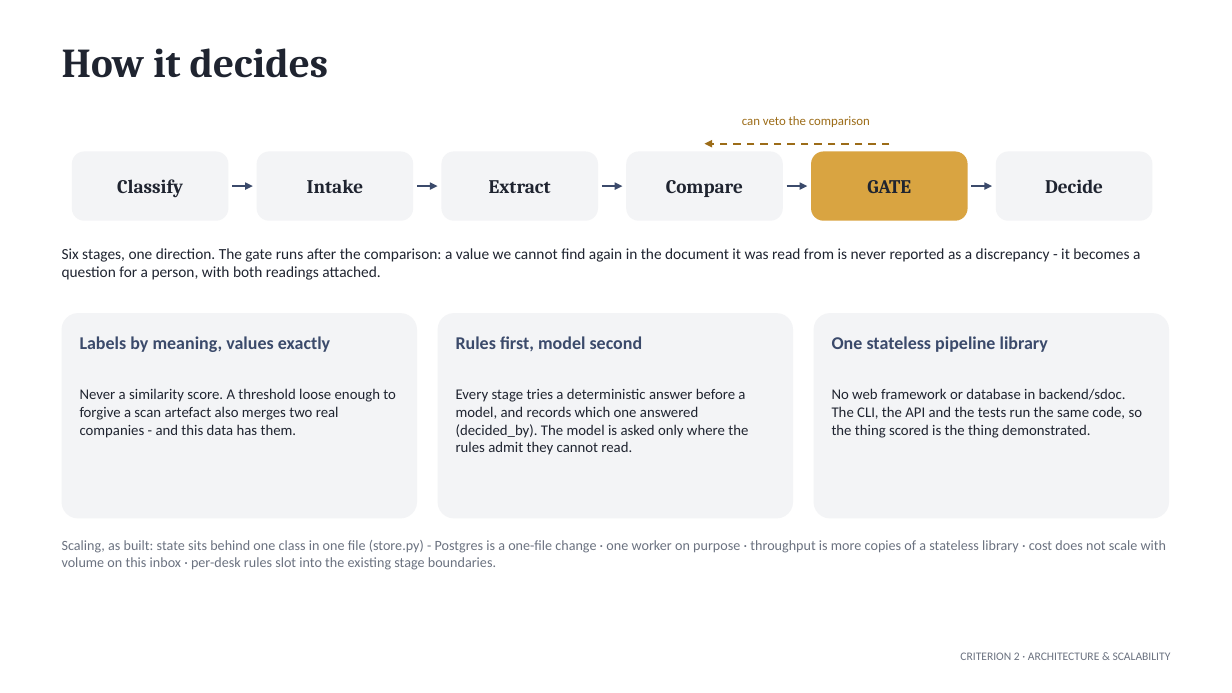
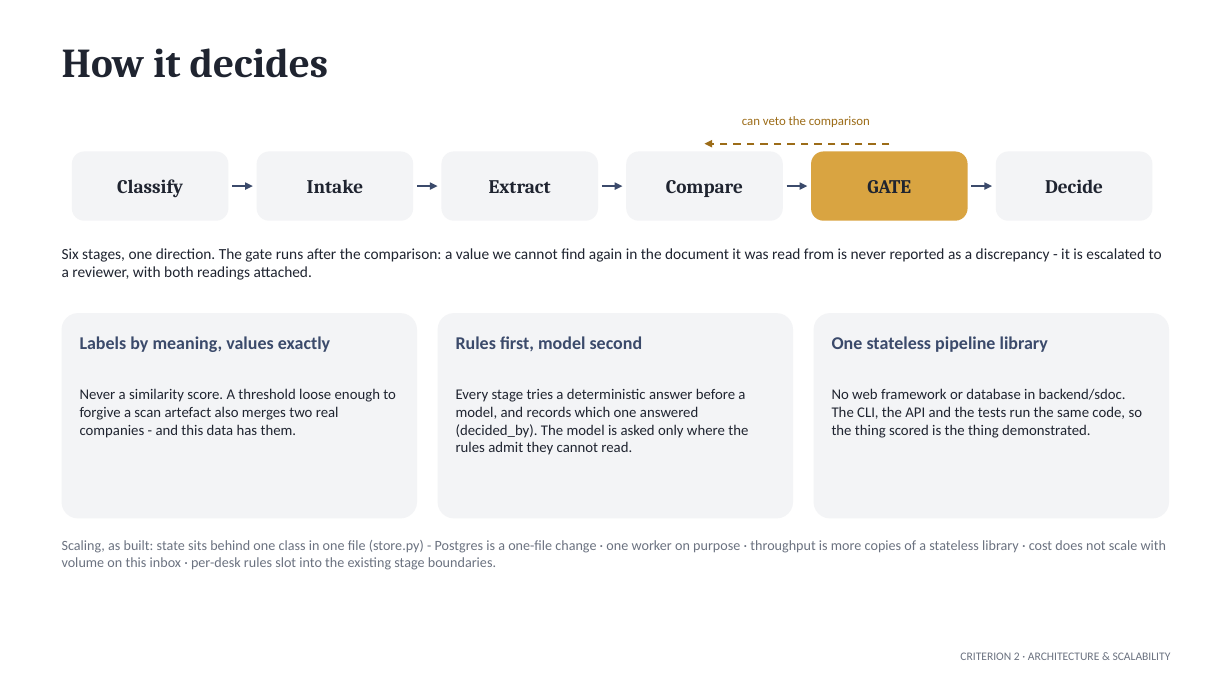
Before and after one commit to TCF1209/duocode-sentinel, a slide deck: slide 4 of docs/Sentinel-final-pitch.pptx. Drawn at 1232x693 pixels with LibreOffice and Linux fonts; fonts in the diff are those of the drawing. Boxes give left, top, right and bottom in pixels: in the first picture for what was removed or moved away, otherwise in the second. Text is boxed around its words. In the diff, an @@ line names an element or a change of style, - is before the commit and + after.

```diff
--- a/docs/Sentinel-final-pitch.pptx
+++ b/docs/Sentinel-final-pitch.pptx
@@ text at [62,248,1162,280]: text changed @@
-Six stages, one direction. The gate runs after the comparison: a value we cannot find again in the document it was read from is never reported as a discrepancy - it becomes a question for a person, with both readings attached.
+Six stages, one direction. The gate runs after the comparison: a value we cannot find again in the document it was read from is never reported as a discrepancy - it is escalated to a reviewer, with both readings attached.
```
Also in this commit, not shown: 7 other slides changed, 35 other files.
